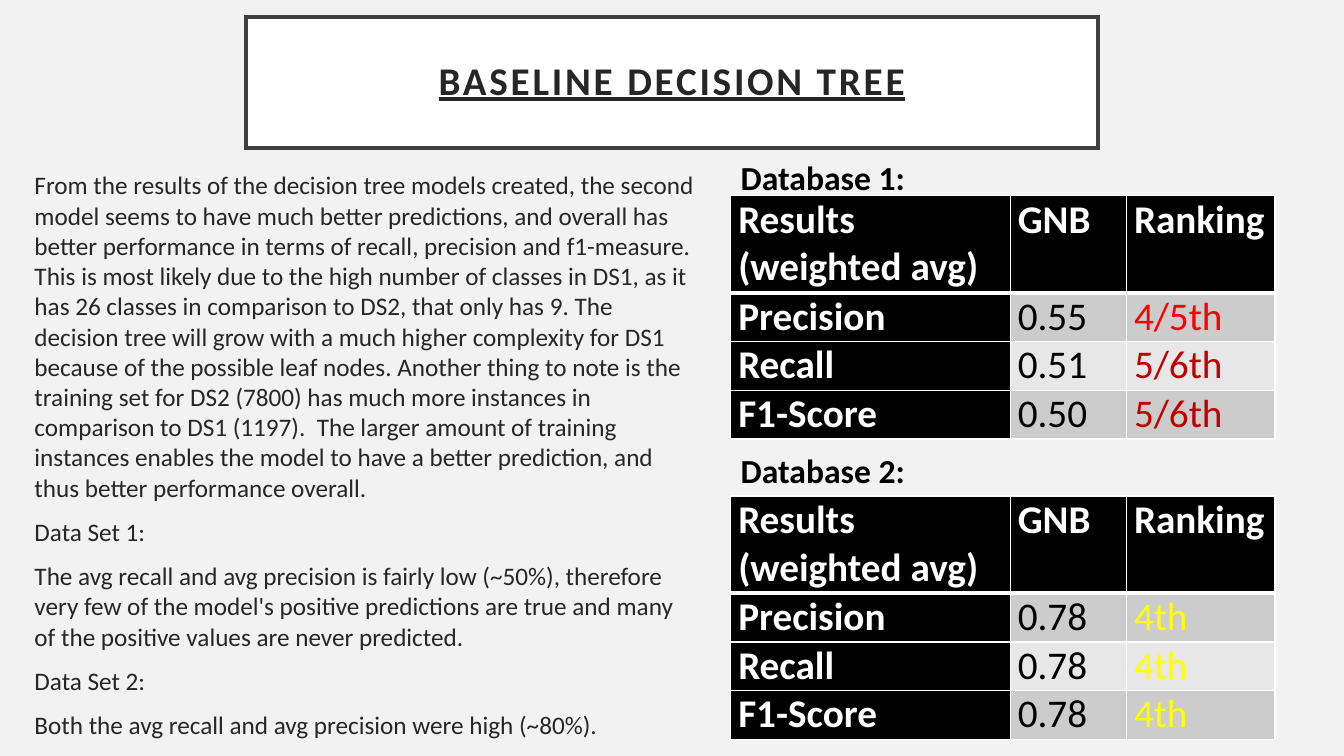
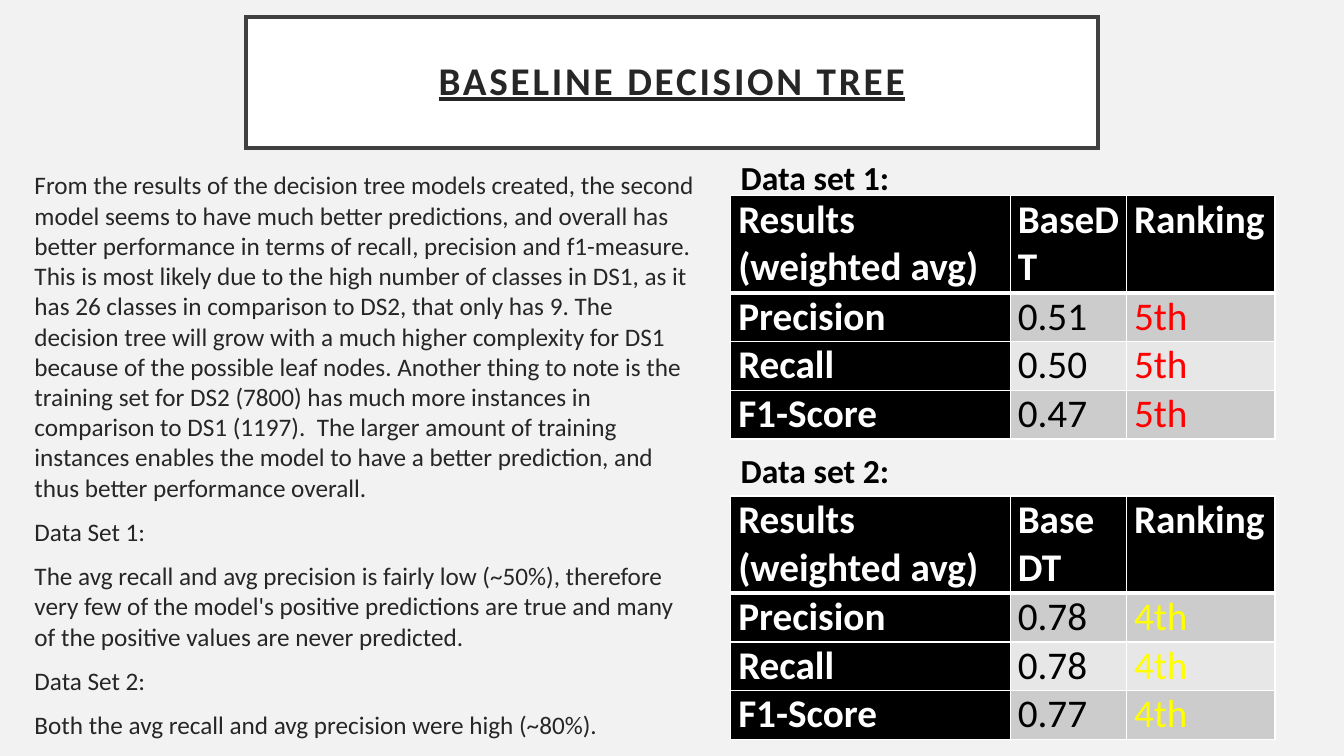
Before and after one commit to patnunes/COMP472, a slide deck: slide 7 of Result_Analysis.pptx. Drawn at 1344x756 pixels with LibreOffice and Linux fonts; fonts in the diff are those of the drawing. Boxes give left, top, right and bottom in pixels: in the first picture for what was removed or moved away, otherwise in the second. Text is boxed around its words. In the diff, an @@ line names an element or a change of style, - is before the commit and + after.

```diff
--- a/Result_Analysis.pptx
+++ b/Result_Analysis.pptx
@@ text at bbox=[741, 168, 889, 198]: text changed @@
-Database 1:
+Data set 1:
@@ table at bbox=[731, 196, 1274, 439] @@
-row 1, column 2: GNB
+row 1, column 2: BaseDT
-row 2, column 2: 0.55
+row 2, column 2: 0.51
-row 2, column 3: 4/5th
+row 2, column 3: 5th
-row 3, column 2: 0.51
+row 3, column 2: 0.50
-row 3, column 3: 5/6th
+row 3, column 3: 5th
-row 4, column 2: 0.50
+row 4, column 2: 0.47
-row 4, column 3: 5/6th
+row 4, column 3: 5th
@@ text at bbox=[741, 461, 889, 484]: text changed @@
-Database 2:
+Data set 2:
@@ table at bbox=[731, 496, 1274, 739] @@
-row 1, column 2: GNB
+row 1, column 2: Base DT
-row 4, column 2: 0.78
+row 4, column 2: 0.77
```
Also in this commit, not shown: 14 other slides changed.
